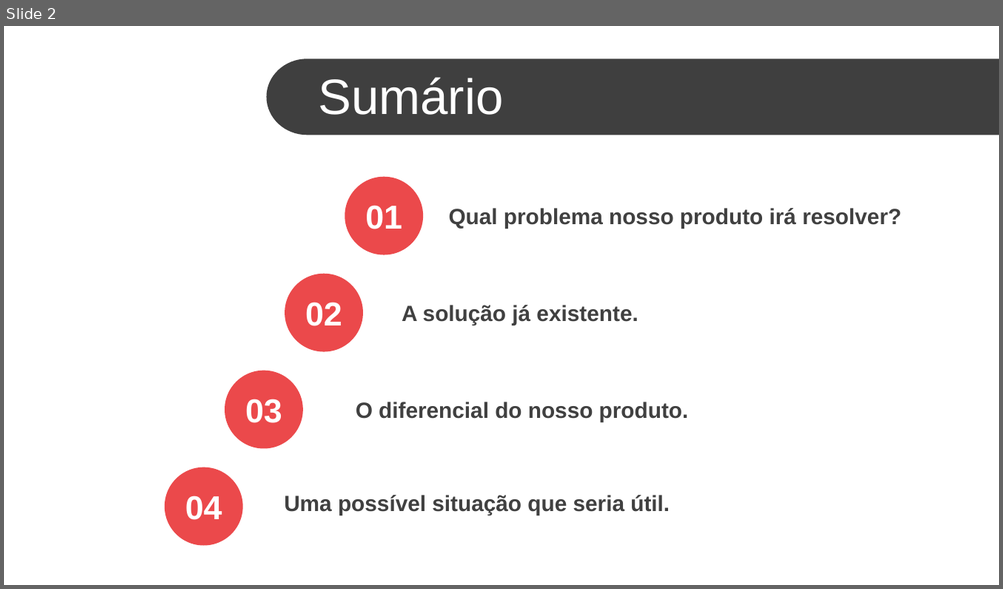
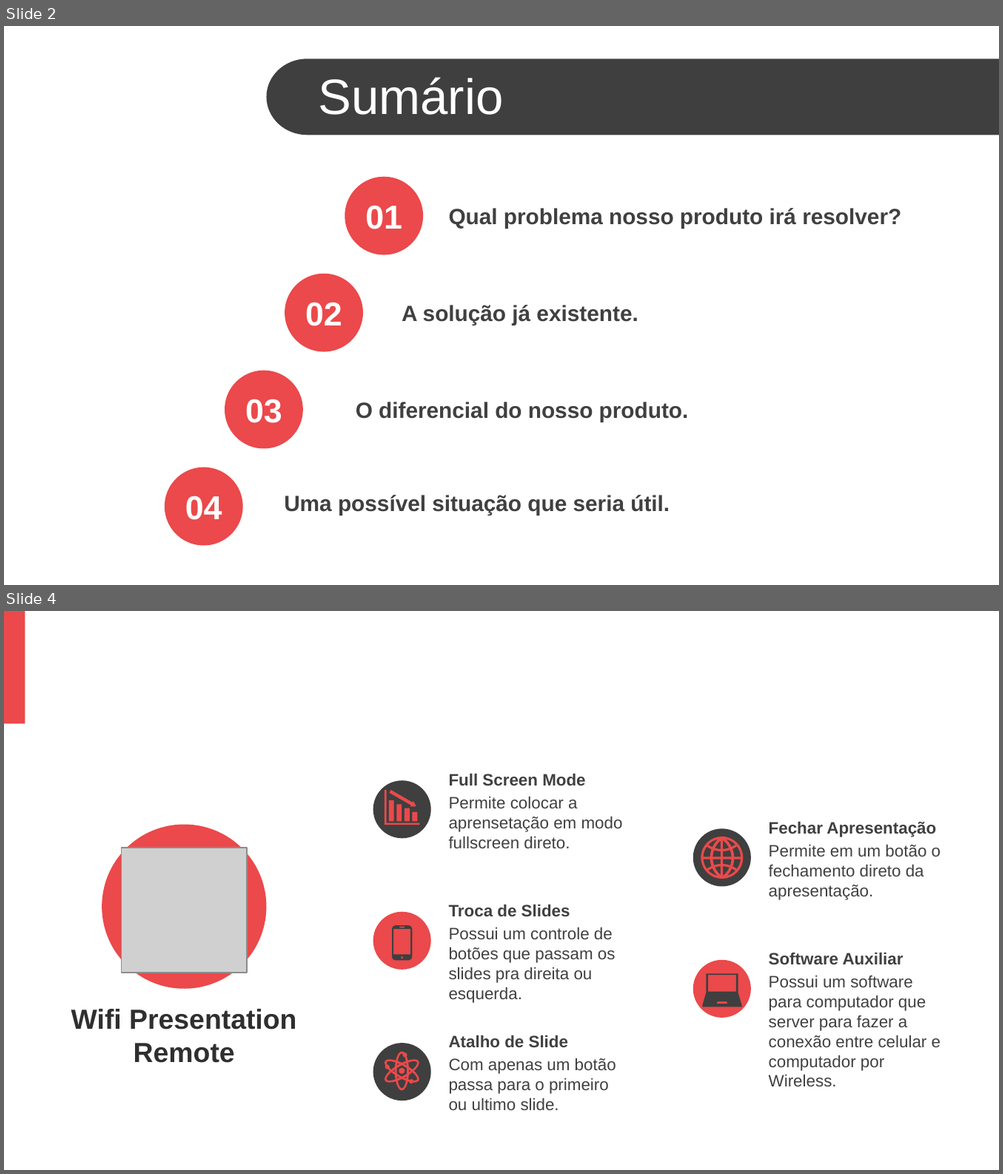
Before and after one commit to WagnerCaetano/TCC-2019, a slide deck: APRESENTAÇÃO TCC.pptx. Shown one above the other, each under a label of ours: slide 2 before the commit, slides 2 and 4 after it; the slides between them are not shown. The pictures are 1003x589 and 1003x1174 pixels, drawn with LibreOffice and Linux fonts; fonts in the diff are those of the drawing; grey boxes stand for pictures; background and template pictures are left out. Boxes give left, top, right and bottom in pixels: in the first picture for what was removed or moved away, otherwise in the second. Text is boxed around its words. In the diff, an @@ line names an element or a change of style, - is before the commit and + after.

```diff
--- a/APRESENTAÇÃO TCC.pptx
+++ b/APRESENTAÇÃO TCC.pptx
@@ slide 4 added at box(4, 611, 999, 1170), background picture (left out) @@
@@ rectangle added at box(4, 611, 25, 723), fill #EB494B @@
@@ text added at box(39, 620, 822, 683), 36 pt, text #FFFFFF @@
+O produto que já existe
@@ ellipse added at box(373, 781, 431, 839), fill #3F3F3F @@
@@ text added at box(449, 773, 585, 786), 12 pt, text #404040, bold @@
+Full Screen Mode
@@ freeform shape added at box(384, 790, 418, 825), fill #EB494B @@
@@ text added at box(449, 796, 623, 849), 12 pt, text #404040 @@
+Permite colocar a aprensetação em modo fullscreen direto.
@@ ellipse added at box(102, 825, 265, 989), fill #EB494B @@
@@ ellipse added at box(693, 829, 751, 886), fill #3F3F3F @@
@@ text added at box(768, 821, 936, 837), 12 pt, text #404040, bold @@
+Fechar Apresentação
@@ picture added at box(122, 848, 247, 973) @@
@@ freeform shape added at box(700, 837, 742, 879), fill #EB494B @@
@@ text added at box(768, 844, 940, 900), 12 pt, text #404040 @@
+Permite em um botão o fechamento direto da apresentação.
@@ ellipse added at box(373, 912, 431, 970), fill #EB494B @@
@@ text added at box(449, 904, 570, 917), 12 pt, text #404040, bold @@
+Troca de Slides
@@ freeform shape added at box(392, 925, 412, 960), fill #3F3F3F @@
@@ text added at box(449, 927, 615, 1003), 12 pt, text #404040 @@
+Possui um controle de botões que passam os slides pra direita ou esquerda.
@@ ellipse added at box(693, 960, 751, 1018), fill #EB494B @@
@@ text added at box(768, 952, 903, 965), 12 pt, text #404040, bold @@
+Software Auxiliar
@@ freeform shape added at box(702, 974, 742, 1007), fill #3F3F3F @@
@@ text added at box(768, 975, 940, 1087), 12 pt, text #404040 @@
+Possui um software para computador que server para fazer a conexão entre celular e computador por Wireless.
@@ text added at box(71, 1009, 296, 1063), 20 pt, text #2F2F2F, bold @@
+Wifi Presentation
+Remote
@@ ellipse added at box(373, 1044, 431, 1102), fill #3F3F3F @@
@@ freeform shape added at box(384, 1051, 418, 1091), fill #EB494B @@
@@ text added at box(449, 1035, 568, 1048), 12 pt, text #404040, bold @@
+Atalho de Slide
@@ text added at box(449, 1058, 616, 1111), 12 pt, text #404040 @@
+Com apenas um botão passa para o primeiro ou ultimo slide.
```
Also in this commit, not shown: 3 slides changed, 2 other slides added, 3 slides removed, 1 other file.
